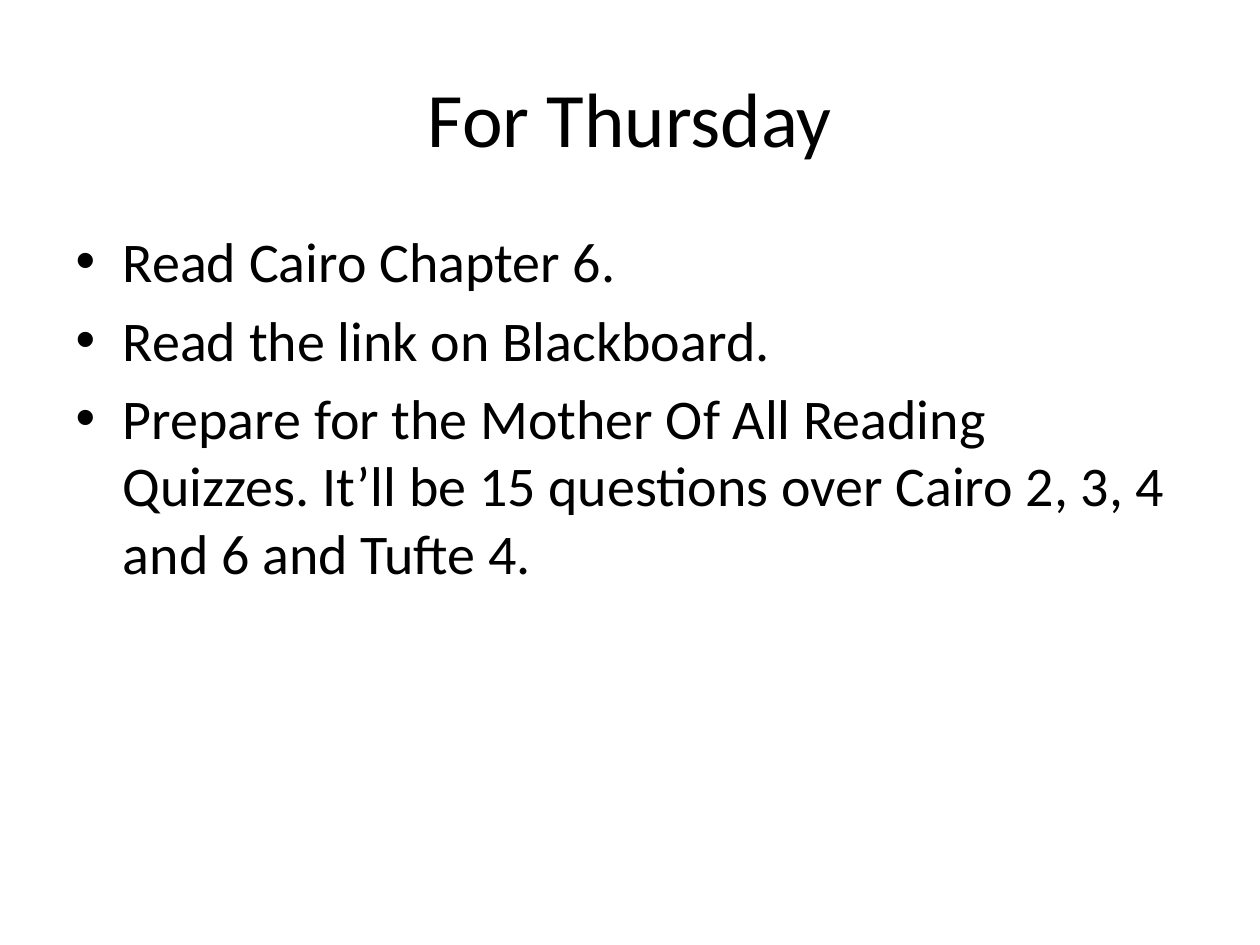
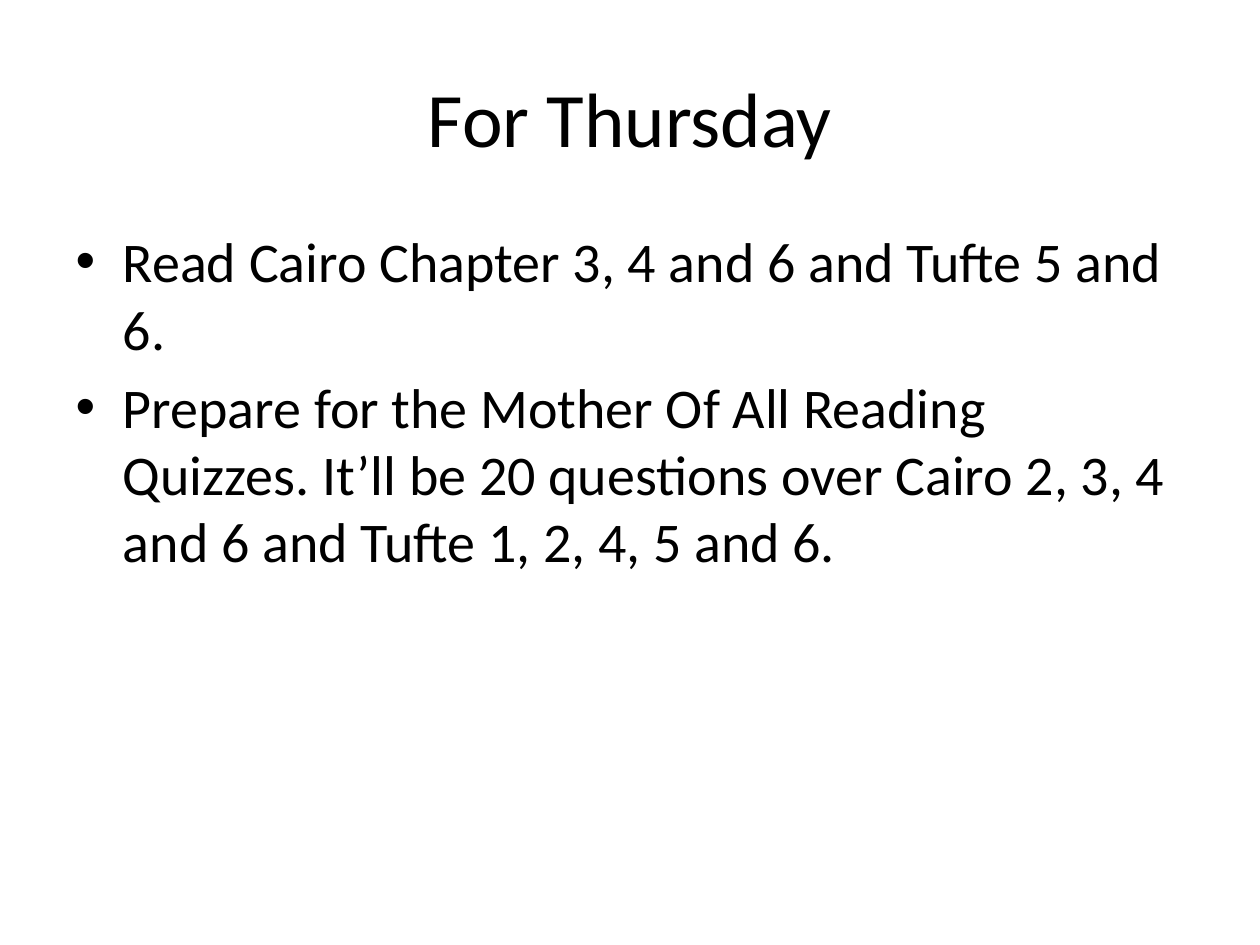
Before and after one commit to mattwaite/JOUR491-Data-Visualization, a slide deck: slide 12 of Lectures/BeautyVsTufte.pptx (slide 10 before the commit). Drawn at 1260x945 pixels with LibreOffice and Linux fonts; fonts in the diff are those of the drawing. Boxes give left, top, right and bottom in pixels: in the first picture for what was removed or moved away, otherwise in the second. Text is boxed around its words. In the diff, an @@ line names an element or a change of style, - is before the commit and + after.

```diff
--- a/Lectures/BeautyVsTufte.pptx
+++ b/Lectures/BeautyVsTufte.pptx
@@ text at (123, 243, 1164, 569): text changed @@
-• Read Cairo Chapter 6.
-• Read the link on Blackboard.
-• Prepare for the Mother Of All Reading Quizzes. It’ll be 15 questions over Cairo 2, 3, 4 and 6 and Tufte 4.
+• Read Cairo Chapter 3, 4 and 6 and Tufte 5 and 6.
+• Prepare for the Mother Of All Reading Quizzes. It’ll be 20 questions over Cairo 2, 3, 4 and 6 and Tufte 1, 2, 4, 5 and 6.
```
Also in this commit, not shown: 2 slides added, 4 other files.
